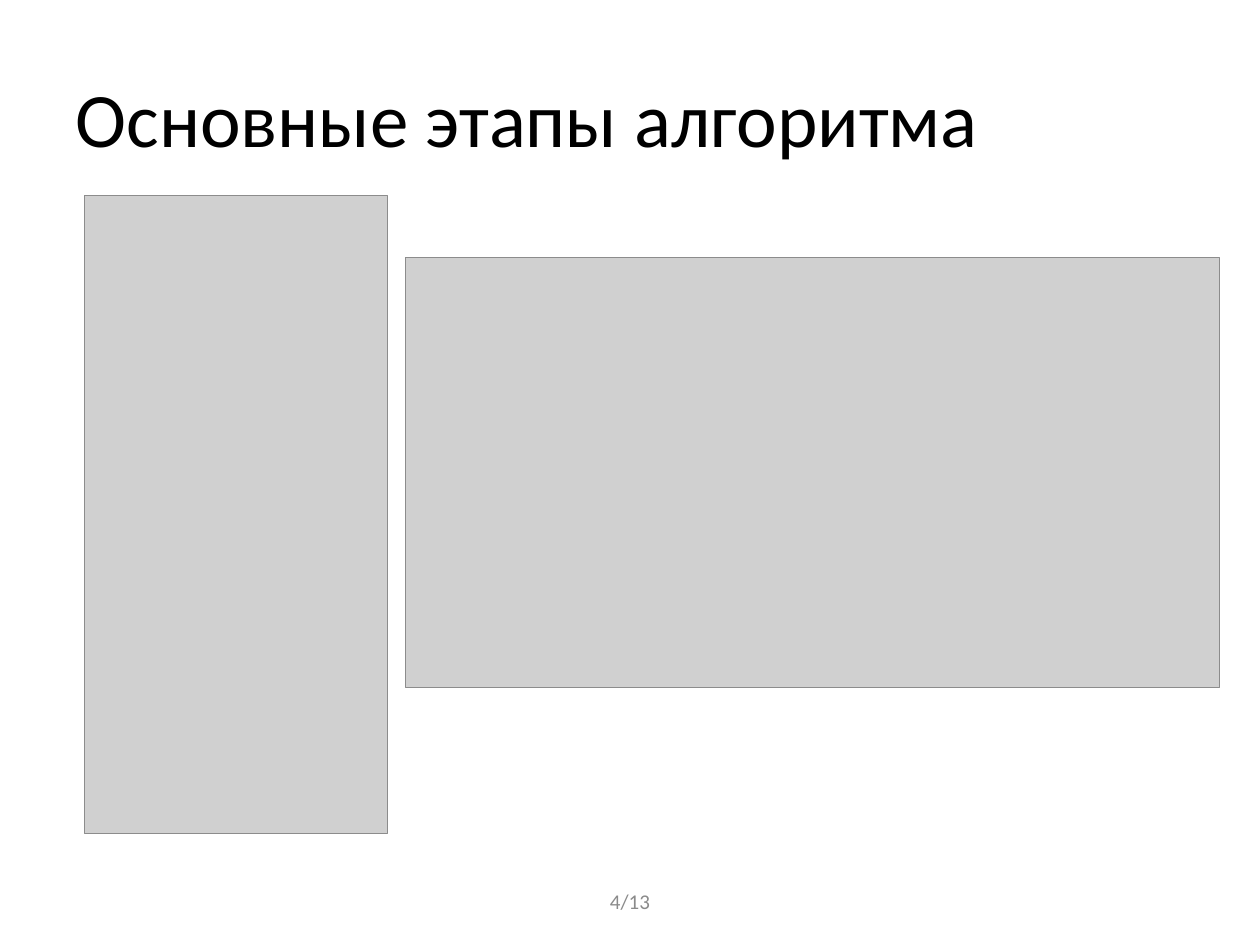
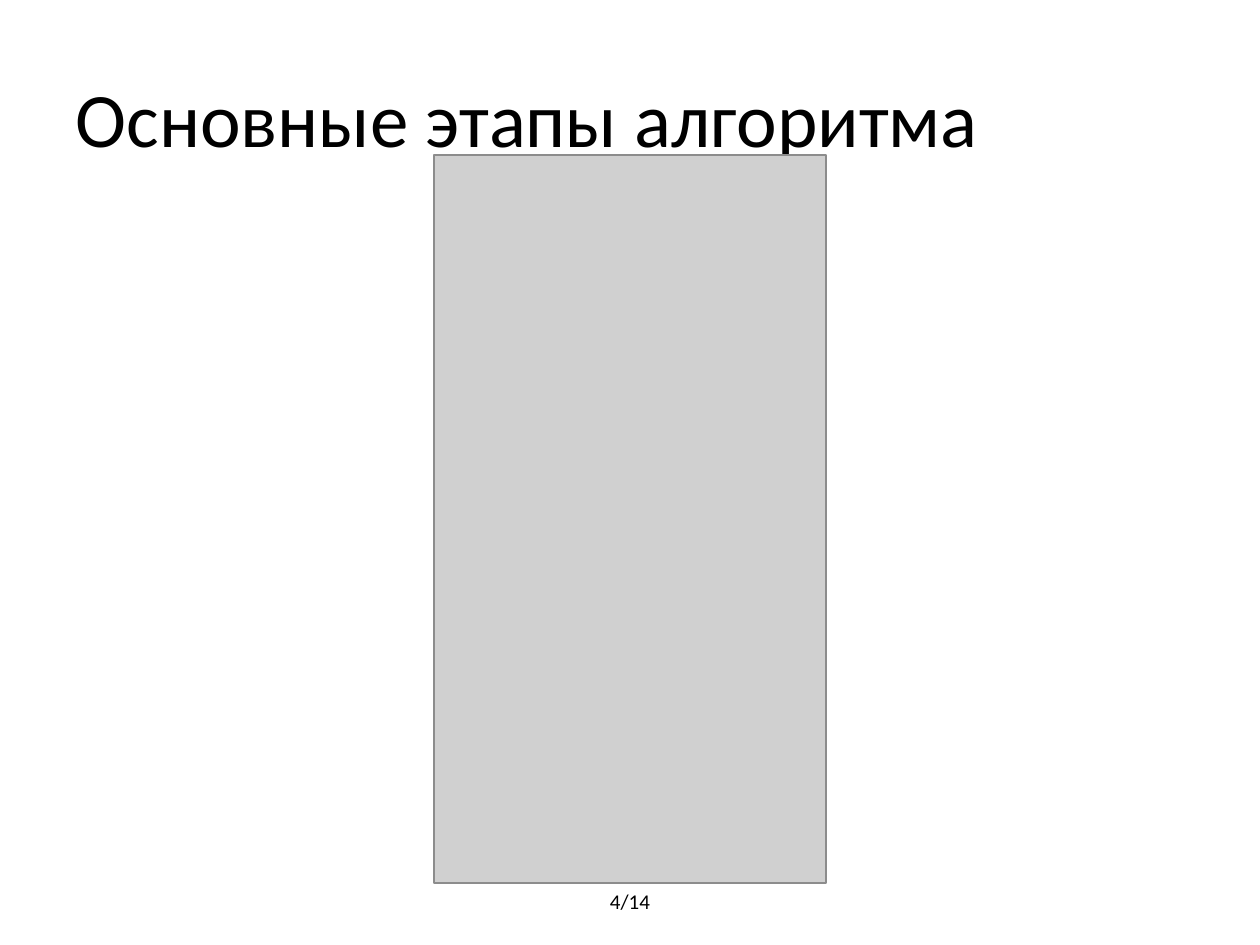
Before and after one commit to BorzhonovAI/magistr, a slide deck: slide 4 of Презентация Диплом.pptx. Drawn at 1260x945 pixels with LibreOffice and Linux fonts; fonts in the diff are those of the drawing; grey boxes stand for pictures. Boxes give left, top, right and bottom in pixels: in the first picture for what was removed or moved away, otherwise in the second. Text is boxed around its words. In the diff, an @@ line names an element or a change of style, - is before the commit and + after.

```diff
--- a/Презентация Диплом.pptx
+++ b/Презентация Диплом.pptx
@@ picture added at <box>433,155,825,883</box> @@
@@ picture removed at <box>84,195,387,833</box> @@
@@ picture removed at <box>406,258,1220,688</box> @@
@@ text at <box>610,894,650,910</box>: text changed; text colour #8C8C8C to #000000 @@
-4/13
+4/14
```
Also in this commit, not shown: 7 other slides changed, 5 slides added, 4 slides removed, 9 other files.
